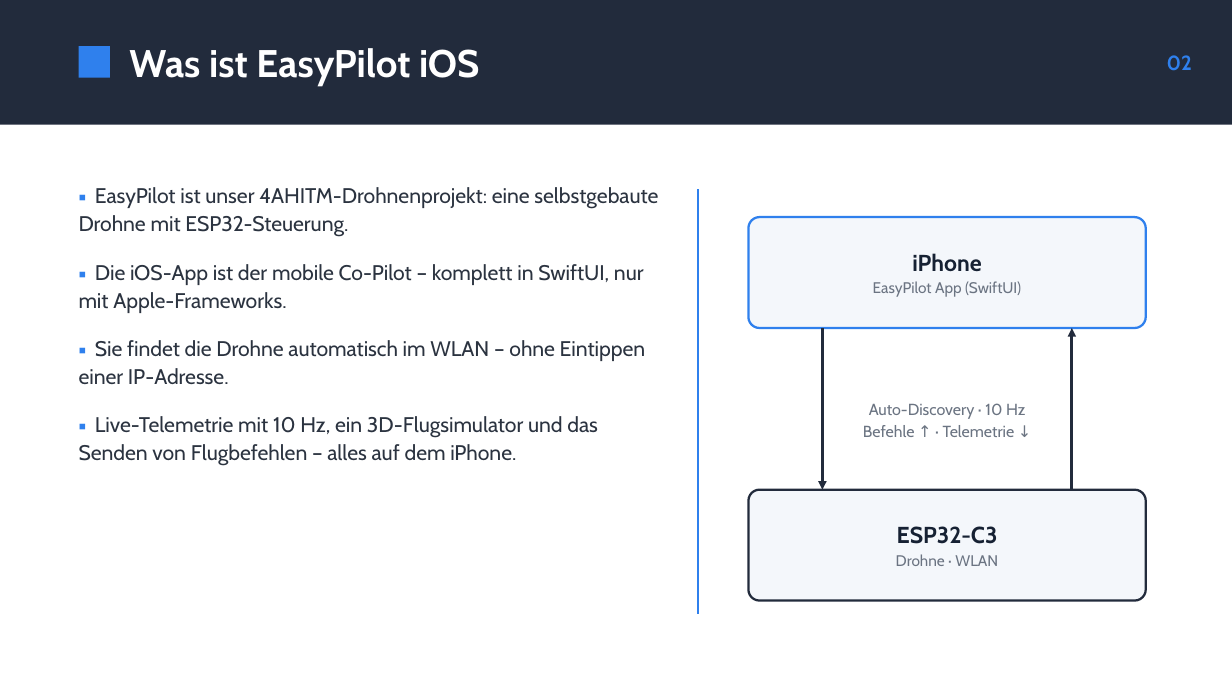
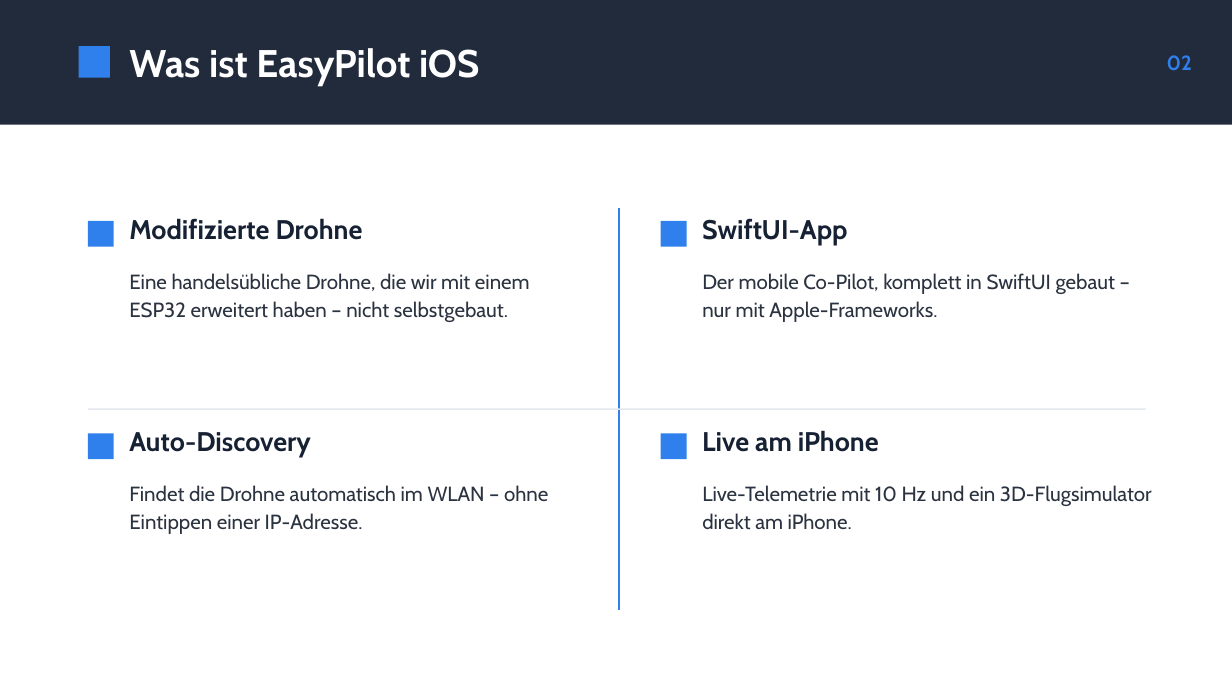
Before and after one commit to 2526-4ahitm-itp/2526-4ahitm-easypilot, a slide deck: slide 2 of docs/presentation-ios/EasyPilot-iOS.pptx. Drawn at 1232x693 pixels with LibreOffice and Linux fonts; fonts in the diff are those of the drawing. Boxes give left, top, right and bottom in pixels: in the first picture for what was removed or moved away, otherwise in the second. Text is boxed around its words. In the diff, an @@ line names an element or a change of style, - is before the commit and + after.

```diff
--- a/docs/presentation-ios/EasyPilot-iOS.pptx
+++ b/docs/presentation-ios/EasyPilot-iOS.pptx
@@ text removed at <box>79,187,658,466</box> @@
-▪ EasyPilot ist unser 4AHITM-Drohnenprojekt: eine selbstgebaute Drohne mit ESP32-Steuerung.
-▪ Die iOS-App ist der mobile Co-Pilot – komplett in SwiftUI, nur mit Apple-Frameworks.
-▪ Sie findet die Drohne automatisch im WLAN – ohne Eintippen einer IP-Adresse.
-▪ Live-Telemetrie mit 10 Hz, ein 3D-Flugsimulator und das Senden von Flugbefehlen – alles auf dem iPhone.
@@ line moved from (698, 189) - (698, 615) to (619, 208) - (619, 610) @@
@@ rectangle added at <box>88,221,114,247</box>, fill #2F80ED @@
@@ text added at <box>129,218,363,240</box>, 21 pt, text #162133, bold @@
+Modifizierte Drohne
@@ rectangle added at <box>661,221,687,247</box>, fill #2F80ED @@
@@ text added at <box>702,218,847,245</box>, 21 pt, text #162133, bold @@
+SwiftUI-App
@@ rounded rectangle removed at <box>749,217,1146,328</box> @@
@@ text removed at <box>873,253,1021,297</box> @@
-iPhone
-EasyPilot App (SwiftUI)
@@ text added at <box>129,273,530,322</box>, 16 pt, text #2B3340 @@
+Eine handelsübliche Drohne, die wir mit einem ESP32 erweitert haben – nicht selbstgebaut.
@@ text added at <box>702,273,1115,322</box>, 16 pt, text #2B3340 @@
+Der mobile Co-Pilot, komplett in SwiftUI gebaut – nur mit Apple-Frameworks.
@@ arrow removed from (823, 328) to (823, 490) @@
@@ arrow removed from (1072, 490) to (1072, 328) @@
@@ rectangle added at <box>88,409,1146,410</box>, fill #E2E7EE @@
@@ text removed at <box>863,403,1025,437</box> @@
-Auto-Discovery · 10 Hz
-Befehle ↑ · Telemetrie ↓
@@ rectangle added at <box>88,433,114,459</box>, fill #2F80ED @@
@@ text added at <box>129,432,311,458</box>, 21 pt, text #162133, bold @@
+Auto-Discovery
@@ rectangle added at <box>661,433,687,459</box>, fill #2F80ED @@
@@ text added at <box>702,430,879,452</box>, 21 pt, text #162133, bold @@
+Live am iPhone
@@ text added at <box>129,485,548,534</box>, 16 pt, text #2B3340 @@
+Findet die Drohne automatisch im WLAN – ohne Eintippen einer IP-Adresse.
@@ text added at <box>702,485,1152,530</box>, 16 pt, text #2B3340 @@
+Live-Telemetrie mit 10 Hz und ein 3D-Flugsimulator direkt am iPhone.
@@ rounded rectangle removed at <box>749,490,1146,601</box> @@
@@ text removed at <box>896,526,998,566</box> @@
-ESP32-C3
-Drohne · WLAN
```
Also in this commit, not shown: 2 other slides changed, 5 other files.
